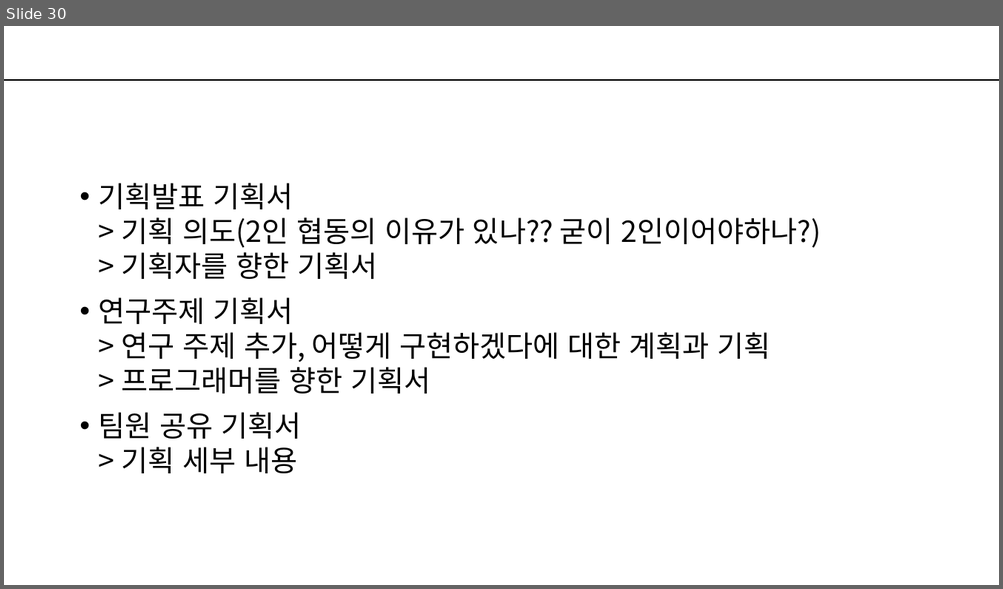
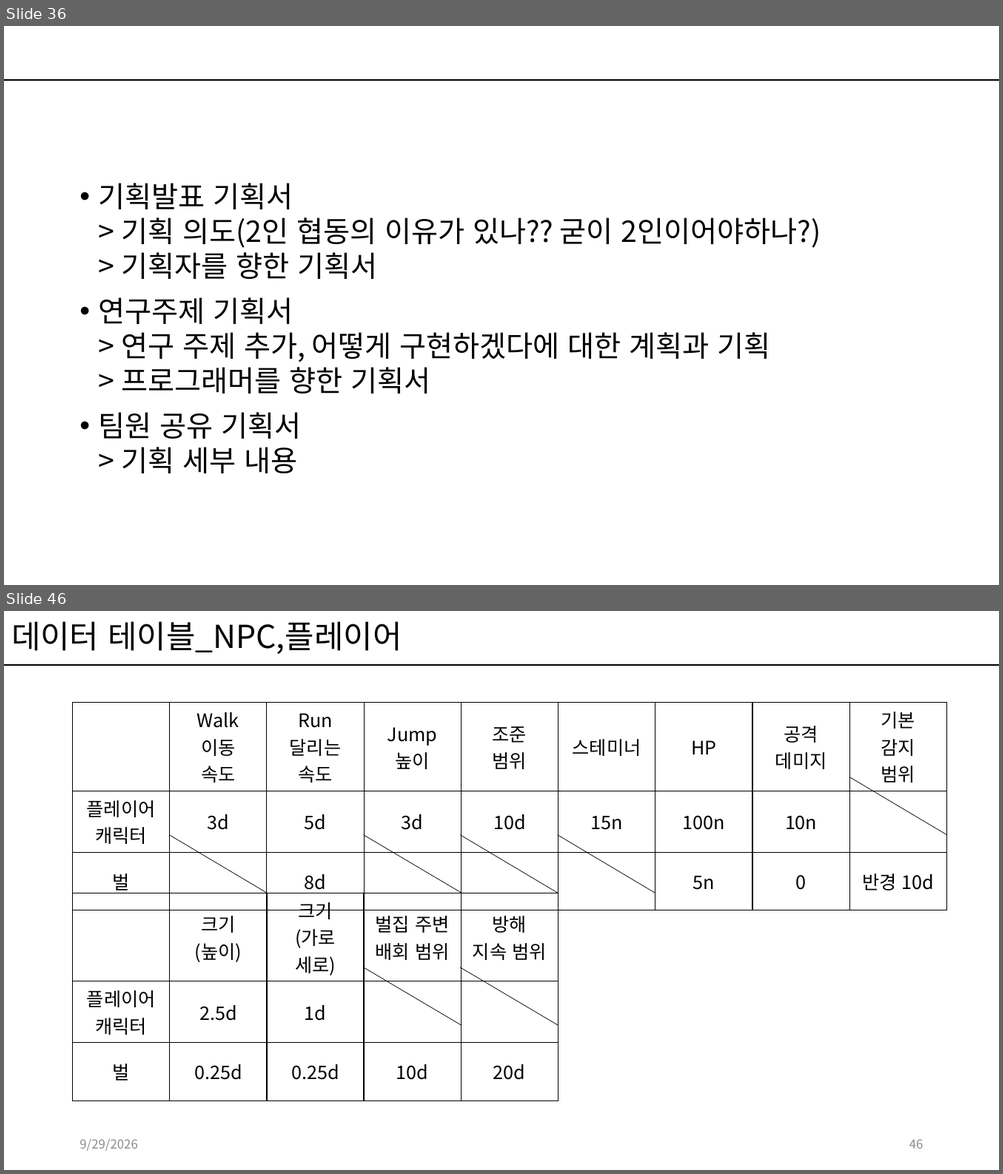
Before and after one commit to kwakyerin/2026_Graduation_Project, a slide deck: documents/HyunahKwon/design/designing/for_teammates/배트와 달트_기획서.pptx. Shown one above the other, each under a label of ours: slide 30 before the commit, slides 36 and 46 after it; the slides between them are not shown. The pictures are 1003x589 and 1003x1174 pixels, drawn with LibreOffice and Linux fonts; fonts in the diff are those of the drawing. Boxes give left, top, right and bottom in pixels: in the first picture for what was removed or moved away, otherwise in the second. Text is boxed around its words. In the diff, an @@ line names an element or a change of style, - is before the commit and + after.

```diff
--- a/documents/HyunahKwon/design/designing/for_teammates/배트와 달트_기획서.pptx
+++ b/documents/HyunahKwon/design/designing/for_teammates/배트와 달트_기획서.pptx
@@ slide 46 added at (x1=4, y1=611, x2=999, y2=1170), background #FFFFFF; not listed: 1 template element that a slide beside it also shows @@
@@ title added at (x1=11, y1=621, x2=401, y2=654), 30.6 pt, text #000000 @@
+데이터 테이블_NPC,플레이어
@@ table added at (x1=73, y1=703, x2=945, y2=897), 3 rows, 9 columns @@
+ | Walk 이동 속도 | Run 달리는 속도 | Jump / 높이 | 조준 범위 | 스테미너 | HP | 공격 데미지 | 기본 감지 범위
+플레이어 캐릭터 | 3d | 5d | 3d | 10d | 15n | 100n | 10n | 
+벌 |  | 8d |  |  |  | 5n | 0 | 반경 10d
@@ line added from (849, 777) to (947, 834), #000000 0.5 pt @@
@@ line added from (169, 834) to (267, 893), #000000 0.5 pt @@
@@ line added from (364, 834) to (461, 893), #000000 0.5 pt @@
@@ line added from (460, 834) to (558, 893), #000000 0.5 pt @@
@@ line added from (558, 834) to (654, 893), #000000 0.5 pt @@
@@ table added at (x1=73, y1=893, x2=558, y2=1084), 3 rows, 5 columns @@
+ | 크기 (높이) | 크기 (가로 세로) | 벌집 주변 배회 범위 | 방해 지속 범위
+플레이어 캐릭터 | 2.5d | 1d |  | 
+벌 | 0.25d | 0.25d | 10d | 20d
@@ line added from (364, 968) to (461, 1026), #000000 0.5 pt @@
@@ line added from (460, 968) to (558, 1026), #000000 0.5 pt @@
@@ text added at (x1=79, y1=1139, x2=137, y2=1151), 12 pt, text #8C8C8C @@
+9/29/2026
@@ page number added at (x1=909, y1=1139, x2=923, y2=1149), 12 pt, text #8C8C8C @@
+46
@@ what was slide 30 is now slide 36 @@
```
Also in this commit, not shown: 22 slides changed, 12 other slides added, 1 slide removed, 3 other files.
